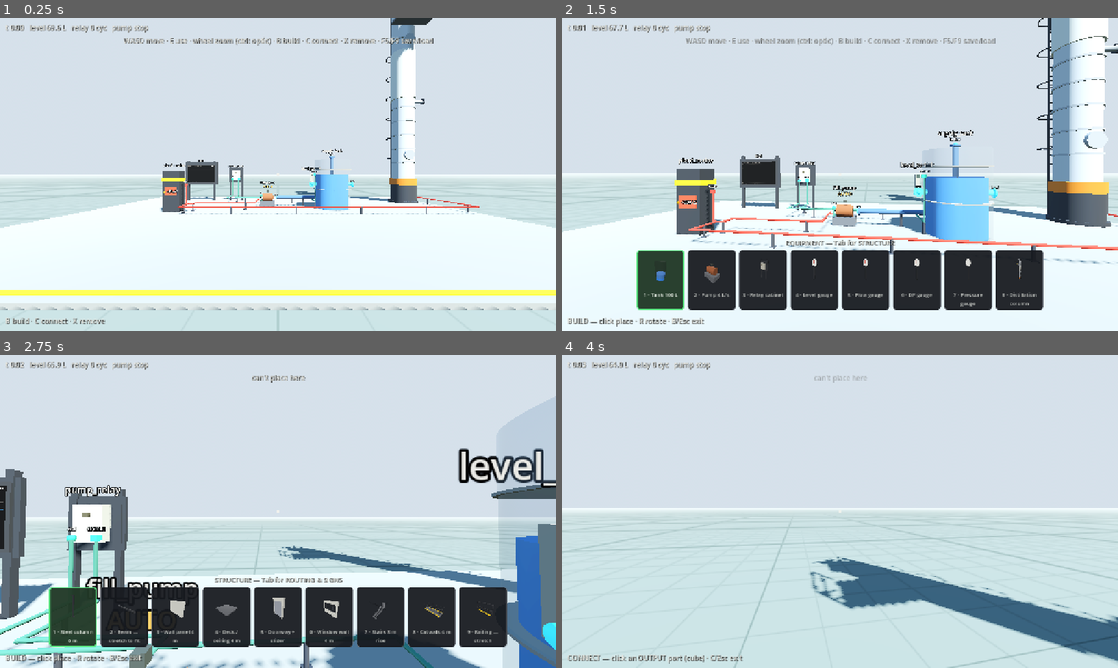
Above: before the commit, frames 1-4 (two rows, left to right).
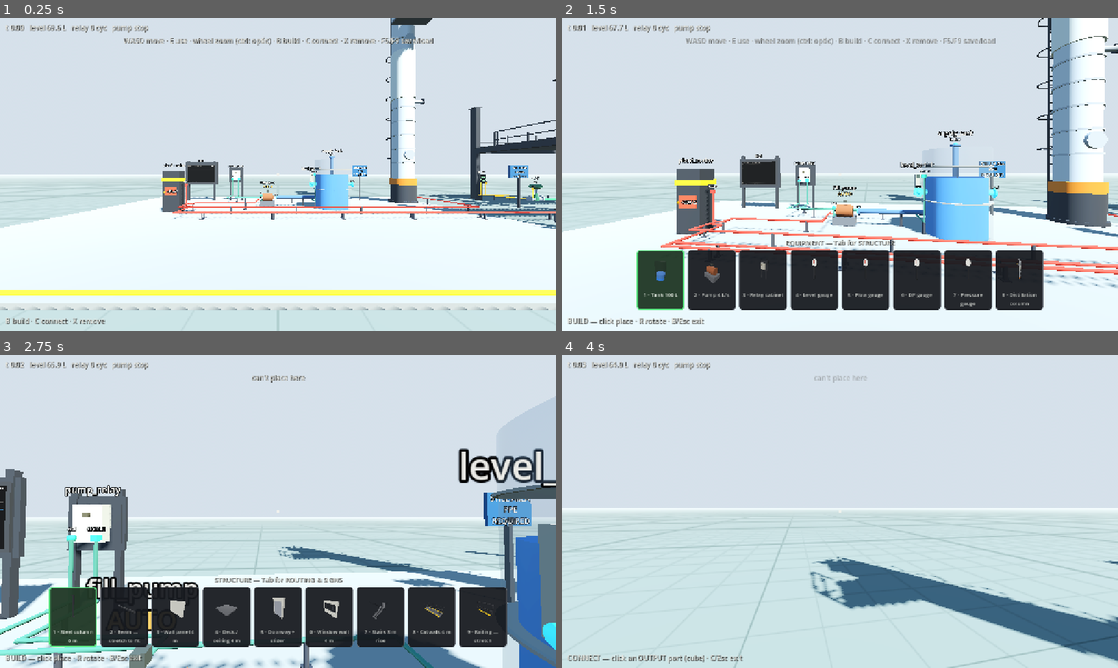
Above: after the commit, the same moments.

Repository: whharris917/flowstate
Game: Godot game, scene res://world/sandbox.tscn
Two runs of this game, one before a commit and one after it. Both use one fixed random seed, a clock stepped at 60 frames per second and the inputs below. Sound files missing from this copy of the repository are replaced by a short silence.
Inputs (mouse positions are in pixels of both pictures, inside the frame that each line leads up to):
- Up to frame 1 (0.25 s): no input
- Up to frame 2 (1.5 s): move the mouse to (867, 174) at 0.52 s; press the mouse at (867, 174) at 0.53 s; hold W (move_forward) from 0.53 s (still down); move the mouse to (812, 174) at 1.27 s; release the mouse at (812, 174) at 1.28 s; tap B (build_mode) at 1.35 s
- Up to frame 3 (2.75 s): keep holding W (move_forward); click (250, 511) at 1.55 s; move the mouse to (289, 505) at 2.02 s; hold Tab (catalog_page) from 2.03 s (still down); click (289, 505) at 2.3 s
- Up to frame 4 (4 s): keep holding W (move_forward); move the mouse to (834, 517) at 2.77 s; release Tab (catalog_page) at 2.78 s; tap C (connect_mode) at 2.85 s; click (834, 517) at 3.05 s; move the mouse to (878, 514) at 3.52 s; hold X (delete_item) from 3.53 s (still down); click (878, 514) at 3.8 s

The runs differ from the first frame. In frame 1, 3.1% of the frame differs, in the area x 31-100%, y 19-68%; in frame 2, 1.4%; in frame 3, 1.3%; in frame 4, less than 0.1%.

Commit message:
Sandbox showcase: a working unit segment exercising everything
Showcase.build populates the sandbox east of the pad as a realistic
plant segment, all sim-backed and live:

- Pipe rack PR-1: three steel bents, two beam tiers, a cable tray
  with conduit, and two labeled service pipes (PW-101 water green,
  ST-201 steam silver) carried the length of the rack.
- Unit 100: a four-column steel frame with top beams, deck, catwalk,
  railings, and stairs over a closed PID level loop — LV-101 control
  valve fills FT-100 against a constant drain, LT-101 feeds LIC-101,
  which drives the valve to SP 15 kPa; the fill line is labeled
  BW-102. Probe screenshot caught it mid-transient at 75 % output.
- MCC-1: a wall run with doorway and window wall fronting a control
  cabinet built module-by-module (PSU, CPU, DI/DO cards, relay, TB
  strip), internally wired, running a TON anti-chatter ladder that
  starts feed_pump through the interposing relay when ls_201 calls
  for level in bt_200 — with 480 V cables routed from plant_mains
  through the doorway to the PSU and the pump starter, and FI-201
  showing the honest 3.0 L/s fill.
- Signage throughout (UNIT 100, MCC-1, PR-1, STILL AREA).

New showcase_probe screenshots the aerial and both zones. All four
headless checks stay green with the showcase built.

Co-Authored-By: Claude Fable 5 <noreply@anthropic.com>
Claude-Session: https://claude.ai/code/session_01LEpShB69R5sqJSsHUaRUU2

Diff:
--- a/game/world/sandbox.gd
+++ b/game/world/sandbox.gd
@@ -97,6 +97,9 @@
 	# The reboiler is a 480 V load like any other: cable from the feeder.
 	plant.connect_equipment("plant_mains", "power", "still_column", "power",
 		[Vector3(-3.8, 0.3, -0.4), Vector3(7.7, 0.3, -3.5)])
+	# The full unit-area showcase: pipe rack, Unit 100 PID loop, MCC
+	# room with a PLC-run batch tank, signage.
+	Showcase.build(plant)
 
 
 func _process(delta: float) -> void:
--- /dev/null
+++ b/game/world/showcase.gd
@@ -0,0 +1,166 @@
+class_name Showcase
+## Builds the sandbox showcase: a realistic unit segment exercising
+## every system in the game — structural steel, a pipe rack with
+## labeled services, a PID level loop (Unit 100), an MCC room whose
+## cabinet was built module-by-module and runs a batch tank on ladder
+## logic with a TON anti-chatter delay, plus signage. Everything is
+## sim-backed and live; nothing is decoration. Coordinates are world
+## space on the sandbox ground plane.
+
+
+static func build(plant: Plant) -> void:
+	_pipe_rack(plant)
+	_unit_100(plant)
+	_mcc_and_batch(plant)
+	_signage(plant)
+
+
+## ---- pipe rack PR-1: steel bents carrying services east ------------------
+
+static func _pipe_rack(plant: Plant) -> void:
+	for x: float in [9.0, 15.0, 21.0]:
+		plant.place_structure("s_column", "pr1_col_%d" % int(x), Vector3(x, 0.0, 1.5), 0.0)
+	for tier: float in [3.0, 4.0]:
+		for mid_x: float in [12.0, 18.0]:
+			plant.place_structure("s_beam", "pr1_beam_%d_%d" % [int(tier), int(mid_x)],
+				Vector3(mid_x, tier, 1.5), 0.0, 6.0)
+	plant.place_run("run_tray", "pr1_tray",
+		[plant.to_local(Vector3(9.2, 3.35, 1.5)), plant.to_local(Vector3(20.8, 3.35, 1.5))])
+	plant.place_run("run_conduit", "pr1_conduit",
+		[plant.to_local(Vector3(9.2, 3.55, 1.5)), plant.to_local(Vector3(20.8, 3.55, 1.5))])
+	plant.place_run("run_pipe", "pr1_pw",
+		[plant.to_local(Vector3(9.2, 4.35, 1.15)), plant.to_local(Vector3(20.8, 4.35, 1.15))])
+	plant.place_run("run_pipe", "pr1_st",
+		[plant.to_local(Vector3(9.2, 4.35, 1.85)), plant.to_local(Vector3(20.8, 4.35, 1.85))])
+	_service_run(plant, "pr1_pw", Color(0.13, 0.55, 0.28), "PW-101")
+	_service_run(plant, "pr1_st", Color(0.78, 0.79, 0.82), "ST-201")
+
+
+## ---- Unit 100: steel frame + deck over a working PID level loop ----------
+
+static func _unit_100(plant: Plant) -> void:
+	# Frame: four columns, top beams, one deck with catwalk, railings,
+	# and stairs landing on the east edge.
+	for corner: Vector2 in [Vector2(13, -6), Vector2(19, -6), Vector2(13, -1.8), Vector2(19, -1.8)]:
+		plant.place_structure("s_column", "u100_col_%d_%d" % [int(corner.x), int(-corner.y * 10)],
+			Vector3(corner.x, 0.0, corner.y), 0.0)
+	plant.place_structure("s_beam", "u100_beam_s", Vector3(16, 3.0, -6.0), 0.0, 6.0)
+	plant.place_structure("s_beam", "u100_beam_n", Vector3(16, 3.0, -1.8), 0.0, 6.0)
+	plant.place_structure("s_beam", "u100_beam_w", Vector3(13, 3.0, -3.9), PI / 2.0, 4.2)
+	plant.place_structure("s_beam", "u100_beam_e", Vector3(19, 3.0, -3.9), PI / 2.0, 4.2)
+	plant.place_structure("s_deck", "u100_deck", Vector3(16, 3.18, -3.9), 0.0)
+	plant.place_structure("s_catwalk", "u100_catwalk", Vector3(16, 3.18, -6.2), 0.0)
+	plant.place_structure("s_railing", "u100_rail_n", Vector3(16, 3.33, -1.95), 0.0, 4.0)
+	plant.place_structure("s_railing", "u100_rail_w", Vector3(14.05, 3.33, -3.9), PI / 2.0, 3.8)
+	plant.place_structure("s_stairs", "u100_stairs", Vector3(20.1, 0.0, -3.9), PI / 2.0)
+
+	# The loop: LV-101 fills FT-100 against a constant drain; LT-101
+	# reads the head, LIC-101 drives the valve. Settles at SP 15 kPa.
+	plant.place("valve", "lv_101", {"cv_lps": 6.0}, Vector3(13.8, 0.0, -3.5), 0.0, false)
+	plant.place("tank", "ft_100", {"capacity_l": 200.0, "level_l": 40.0, "drain_lps": 2.5},
+		Vector3(17.0, 0.0, -3.5), 0.0, false)
+	plant.place("gauge_level", "lt_101", {}, Vector3(18.9, 0.0, -2.6), 0.0, false)
+	plant.place("controller", "lic_101", {"kp": 8.0, "ki": 1.5, "sp": 15.0},
+		Vector3(13.2, 0.0, -5.8), 0.0, false)
+	plant.connect_equipment("lv_101", "flow", "ft_100", "in_flow",
+		[plant.to_local(Vector3(15.4, 0.3, -3.5))])
+	plant.connect_equipment("ft_100", "level", "lt_101", "process")
+	plant.connect_equipment("lt_101", "signal", "lic_101", "pv",
+		[plant.to_local(Vector3(18.9, 0.3, -5.4)), plant.to_local(Vector3(14.6, 0.3, -5.8))])
+	plant.connect_equipment("lic_101", "out", "lv_101", "cmd",
+		[plant.to_local(Vector3(13.5, 0.3, -4.6))])
+	_service_wire(plant, "lv_101", "ft_100", Color(0.13, 0.55, 0.28), "BW-102")
+
+
+## ---- MCC room + PLC-run batch tank ---------------------------------------
+
+static func _mcc_and_batch(plant: Plant) -> void:
+	# The room: wall run with a doorway and a window wall.
+	plant.place_structure("s_door", "mcc_door", Vector3(12.6, 0.0, 5.2), 0.0)
+	plant.place_structure("s_wall", "mcc_wall", Vector3(15.4, 0.0, 5.2), 0.0)
+	plant.place_structure("s_window", "mcc_window", Vector3(19.4, 0.0, 5.2), 0.0)
+
+	# The cabinet, built the way a player would: modules on rails, then
+	# internal wiring, then the program.
+	var cab := "mcc_cab"
+	plant.place_cabinet(cab, Vector3(14.4, 0.0, 6.6), 0.0)
+	plant.cabinet_add_module(cab, "psu", 0, 0)
+	plant.cabinet_add_module(cab, "plc", 0, 4)
+	plant.cabinet_add_module(cab, "card_di", 0, 8)
+	plant.cabinet_add_module(cab, "card_do", 0, 10)
+	plant.cabinet_add_module(cab, "relay", 1, 0)
+	plant.cabinet_add_module(cab, "tb8d", 2, 0)
+	var plc_name := plant.cabinet_plc(cab)
+	var plc := plant.sim.get_component(plc_name) as SimPLC
+	var psu_name := ""
+	var relay_name := ""
+	for record_name in plant.cabinet_all_records(cab):
+		if plant.equip_types.get(record_name) == "psu":
+			psu_name = record_name
+		elif plant.equip_types.get(record_name) == "relay":
+			relay_name = record_name
+	var t := "%s_m6_t" % cab
+	plant.connect_equipment(psu_name, "dc_out", plc_name, "power", [], false)
+	plant.connect_equipment(t + "1", "out", plc_name, "di_0", [], false)
+	plant.connect_equipment(plc_name, "do_0", relay_name, "coil", [], false)
+	plant.connect_equipment(relay_name, "contact", t + "2", "in", [], false)
+	# Low level calls for fill; the TON holds off 2 s so a sloshing
+	# switch can't chatter the starter.
+	plc.set_program([
+		{"coil": "t_0", "logic": [[{"ref": "di_0"}]]},
+		{"coil": "do_0", "logic": [[{"ref": "t_0"}]]},
+	])
+	plc.set_timer_preset(0, 2.0)
+
+	# The batch tank and its feed pump, run from the cabinet.
+	plant.place("tank", "bt_200", {"capacity_l": 150.0, "level_l": 30.0, "drain_lps": 1.2},
+		Vector3(19.0, 0.0, 8.2), 0.0, false)
+	plant.place("float_switch", "ls_201", {"low_l": 40.0, "high_l": 110.0},
+		Vector3(17.6, 1.32, 8.2), 0.0, false)
+	plant.place("pump", "feed_pump", {"rated_lps": 3.0}, Vector3(15.4, 0.0, 8.4), 0.0, false)
+	plant.place("gauge_flow", "fi_201", {}, Vector3(16.6, 0.0, 9.6), 0.0, false)
+	plant.connect_equipment("bt_200", "level", "ls_201", "level")
+	plant.connect_equipment("ls_201", "contact", t + "1", "in",
+		[plant.to_local(Vector3(17.3, 0.3, 7.2)), plant.to_local(Vector3(15.2, 0.3, 6.8))])
+	plant.connect_equipment(t + "2", "out", "feed_pump", "run",
+		[plant.to_local(Vector3(15.3, 0.3, 7.4))])
+	plant.connect_equipment("feed_pump", "flow", "bt_200", "in_flow",
+		[plant.to_local(Vector3(17.2, 0.3, 8.6))])
+	plant.connect_equipment("feed_pump", "flow", "fi_201", "process")
+	_service_wire(plant, "feed_pump", "bt_200", Color(0.15, 0.35, 0.75), "PW-201")
+
+	# Power: 480 V from the plant feeder, through the doorway, to the
+	# cabinet PSU and the pump starter.
+	plant.connect_equipment("plant_mains", "power", psu_name, "ac_in",
+		[plant.to_local(Vector3(-3.6, 0.3, 0.2)), plant.to_local(Vector3(12.6, 0.3, 4.4)),
+		plant.to_local(Vector3(12.6, 0.3, 6.2)), plant.to_local(Vector3(13.8, 0.3, 6.6))])
+	plant.connect_equipment("plant_mains", "power", "feed_pump", "power",
+		[plant.to_local(Vector3(-3.6, 0.3, 0.4)), plant.to_local(Vector3(12.5, 0.3, 4.5)),
+		plant.to_local(Vector3(12.5, 0.3, 7.0)), plant.to_local(Vector3(15.0, 0.3, 8.0))])
+
+
+static func _signage(plant: Plant) -> void:
+	var signs := [
+		["sign_u100", Vector3(11.6, 0.0, -2.4), 0.0, "UNIT 100\nLEVEL CONTROL"],
+		["sign_mcc", Vector3(12.9, 0.0, 7.8), PI, "MCC-1\nAUTHORIZED ONLY"],
+		["sign_rack", Vector3(9.0, 0.0, 2.8), 0.0, "PIPE RACK PR-1\nNO CLIMBING"],
+		["sign_still", Vector3(4.9, 0.08, -4.8), 0.0, "STILL AREA\nPPE REQUIRED"],
+	]
+	for entry: Array in signs:
+		plant.place_structure("s_sign", entry[0], entry[1], entry[2])
+		plant.set_sign_text(entry[0], entry[3])
+
+
+## ---- helpers --------------------------------------------------------------
+
+static func _service_wire(plant: Plant, a: String, b: String, color: Color, label: String) -> void:
+	for visual: Dictionary in plant._wire_visuals:
+		if str(visual["a"]) == a and str(visual["b"]) == b and visual["node"] != null:
+			plant.set_run_service(visual["node"] as PipeView, color, label)
+			return
+
+
+static func _service_run(plant: Plant, run_name: String, color: Color, label: String) -> void:
+	if plant.runs.has(run_name):
+		plant.set_run_service((plant.runs[run_name] as Dictionary)["node"] as PipeView,
+			color, label)
--- /dev/null
+++ b/game/world/showcase_probe.gd
@@ -0,0 +1,46 @@
+extends Node
+## Debug harness: boots the sandbox (which builds the showcase) and
+## screenshots the unit area — aerial overview, Unit 100, and the MCC
+## zone — after letting the processes run a few seconds.
+## Run windowed: godot --path game res://world/showcase_probe.tscn
+
+
+func _ready() -> void:
+	var world: Node = (load("res://world/sandbox.tscn") as PackedScene).instantiate()
+	add_child(world)
+	_run(world)
+
+
+func _run(world: Node) -> void:
+	await get_tree().create_timer(4.0).timeout  # let loops move
+	var player: Player = (world as WorldBase).player
+
+	player.global_position = Vector3(8.0, 0.15, 14.0)
+	player.zoom_t = 1.35
+	player._zoom_now = 1.35
+	player.camera.rotation.x = -0.72
+	await get_tree().create_timer(0.8).timeout
+	await _shot("user://probe_showcase_aerial.png")
+
+	player.global_position = Vector3(16.0, 0.15, 1.5)
+	player.rotation.y = 0.0  # facing -z, toward Unit 100
+	player.zoom_t = 0.55
+	player._zoom_now = 0.55
+	player.camera.rotation.x = -0.25
+	await get_tree().create_timer(0.6).timeout
+	await _shot("user://probe_showcase_u100.png")
+
+	player.global_position = Vector3(16.5, 0.15, 12.5)
+	player.rotation.y = 0.0
+	player.zoom_t = 0.5
+	player._zoom_now = 0.5
+	player.camera.rotation.x = -0.2
+	await get_tree().create_timer(0.6).timeout
+	await _shot("user://probe_showcase_mcc.png")
+	print("[probe] showcase screenshots written to user://")
+	get_tree().quit()
+
+
+func _shot(path: String) -> void:
+	await RenderingServer.frame_post_draw
+	get_viewport().get_texture().get_image().save_png(path)
--- /dev/null
+++ b/game/world/showcase_probe.tscn
@@ -0,0 +1,6 @@
+[gd_scene load_steps=2 format=3]
+
+[ext_resource type="Script" path="res://world/showcase_probe.gd" id="1"]
+
+[node name="ShowcaseProbe" type="Node"]
+script = ExtResource("1")
Not shown, added: game/world/showcase.gd.uid
